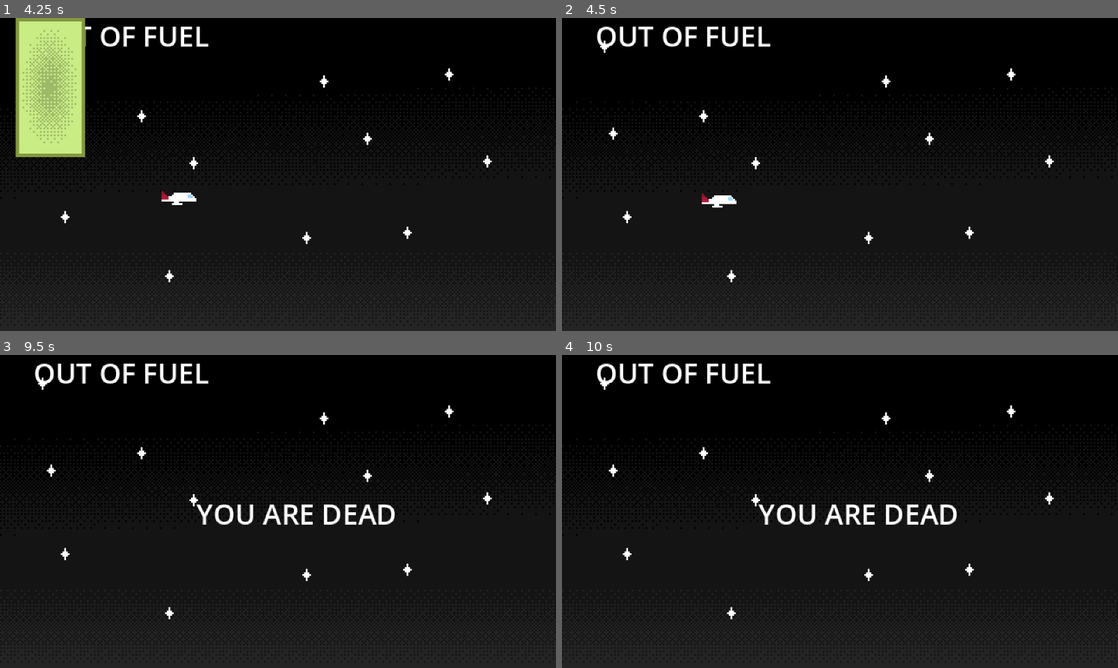
Above: before the commit, frames 1-4 (two rows, left to right).
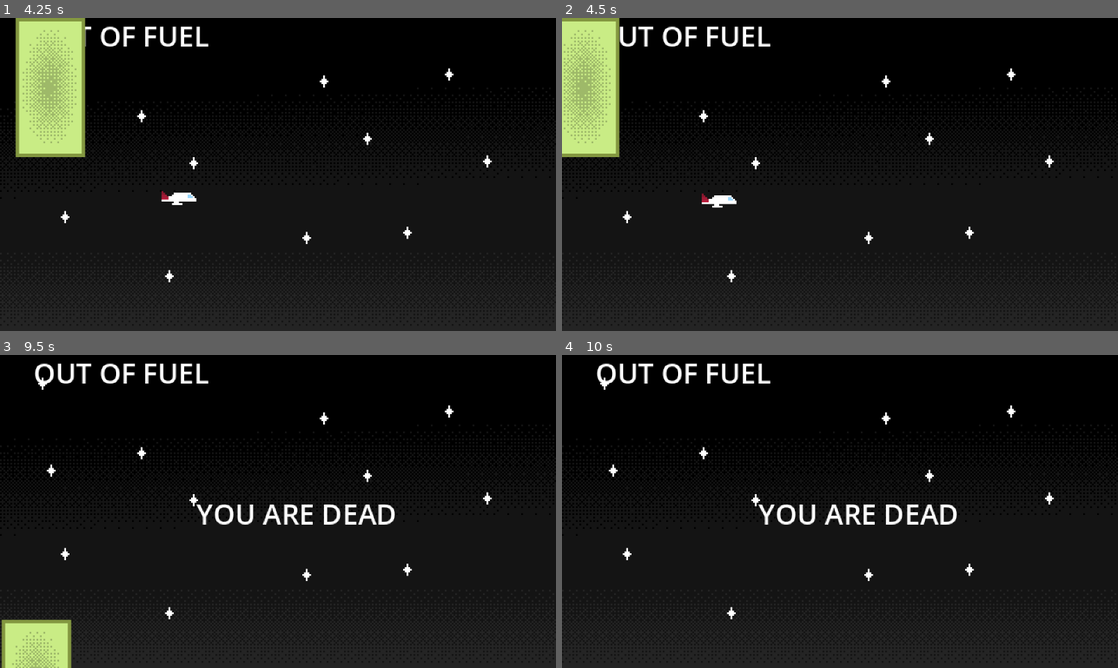
Above: after the commit, the same moments.

Repository: banishlight/cutieware-game
Game: Godot game, scene res://world.tscn
The game is run twice, just before and just after one commit, with the same random seed, the same clock (stepped at 60 frames per second) and the same inputs.
Inputs:
- Up to frame 1 (4.25 s): hold Right (ui_right) 0.53-1.28 s; hold Down (ui_down) 1.28-2.03 s; hold Right (ui_right) 2.03-2.78 s; hold Up (ui_up) 2.78-3.53 s; hold Left (ui_left) from 3.53 s (still down)
- Up to frame 2 (4.5 s): keep holding Left (ui_left)
- Up to frame 3 (9.5 s): release Left (ui_left) at 5.03 s; hold Down (ui_down) 5.03-5.78 s; hold Right (ui_right) 5.78-6.53 s; hold Up (ui_up) 6.53-7.28 s; hold Right (ui_right) 7.28-8.03 s; hold Down (ui_down) 8.03-8.78 s; hold Left (ui_left) from 8.78 s (still down)
- Up to frame 4 (10 s): release Left (ui_left) at 9.53 s; hold Up (ui_up) from 9.53 s (still down)

Frame 1 is identical in both runs. In frame 2, 4.6% of the frame differs, in the area x 0-11%, y 0-45%; in frame 3, 2.0%; in frame 4, nothing differs.

Commit message:
fix despawn area.

Diff:
--- a/world.gd
+++ b/world.gd
@@ -16,9 +16,6 @@
 	Events.out_of_fuel.connect(_out_of_fuel)
 	despawn_zone.body_entered.connect(_despawn_obstacle)
 
-
-## func _physics_process(delta: float) -> void:
-
 func _check_if_dead(area: Area2D):
 	## don't even bother worrying about enemy deathboxes
 	ship.queue_free()
@@ -36,8 +33,5 @@
 func _out_of_fuel():
 	fuelLabel.text= "OUT OF FUEL"
 
-
-
 func _despawn_obstacle(object: Node2D):
-	print(object)
 	object.queue_free()
--- a/world.tscn
+++ b/world.tscn
@@ -100,6 +100,6 @@
 metadata/_edit_lock_ = true
 
 [node name="CollisionShape2D" type="CollisionShape2D" parent="DespawnZone"]
-position = Vector2(-19, 91)
+position = Vector2(-63, 93)
 shape = SubResource("RectangleShape2D_036b0")
 debug_color = Color(0.787252, 0.000234204, 0.718417, 0.42)
